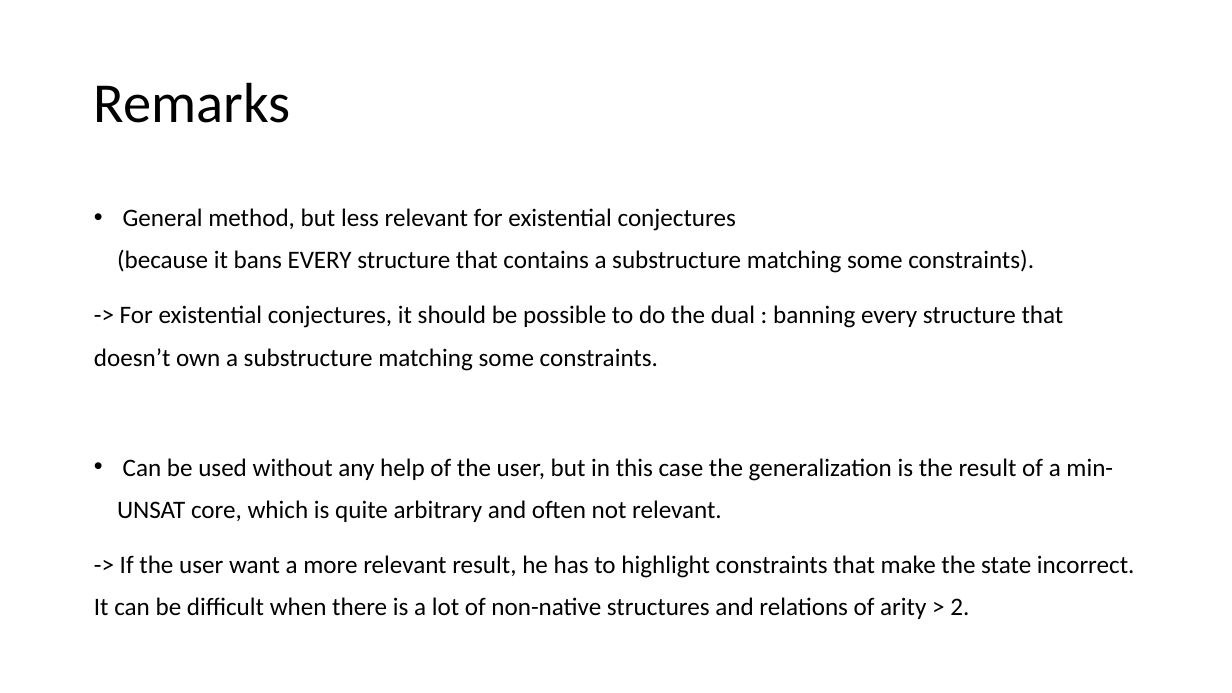
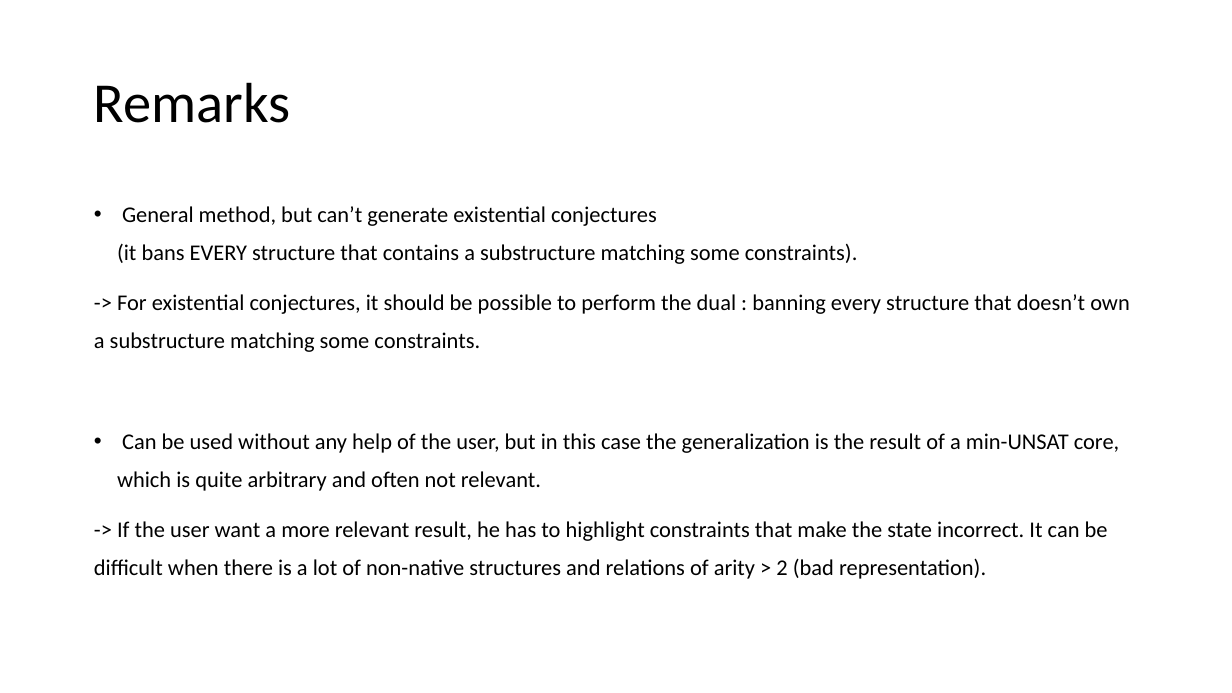
Before and after one commit to tjhance/ivy-research, a slide deck: slide 11 of interactive_proof/counterexample_generalization.pptx (slide 4 before the commit). Drawn at 1232x693 pixels with LibreOffice and Linux fonts; fonts in the diff are those of the drawing. Boxes give left, top, right and bottom in pixels: in the first picture for what was removed or moved away, otherwise in the second. Text is boxed around its words. In the diff, an @@ line names an element or a change of style, - is before the commit and + after.

Commit message:
update

```diff
--- a/interactive_proof/counterexample_generalization.pptx
+++ b/interactive_proof/counterexample_generalization.pptx
@@ text at [94,206,1130,352]: text changed; size 19.6 to 17.5 pt @@
-• General method, but less relevant for existential conjectures
-  (because it bans EVERY structure that contains a substructure matching some constraints).
--> For existential conjectures, it should be possible to do the dual : banning every structure that doesn’t own a substructure matching some constraints.
+• General method, but can’t generate existential conjectures
+  (it bans EVERY structure that contains a substructure matching some constraints).
+-> For existential conjectures, it should be possible to perform the dual : banning every structure that doesn’t own a substructure matching some constraints.
@@ text at [117,433,1119,491]: size 19.6 to 17.5 pt in "Can be used without any help of ..." @@
@@ text at [94,521,1108,579]: text changed; size 19.6 to 17.5 pt @@
--> If the user want a more relevant result, he has to highlight constraints that make the state incorrect. It can be difficult when there is a lot of non-native structures and relations of arity > 2.
+-> If the user want a more relevant result, he has to highlight constraints that make the state incorrect. It can be difficult when there is a lot of non-native structures and relations of arity > 2 (bad representation).
```
Also in this commit, not shown: 2 other slides changed, 9 slides added.
